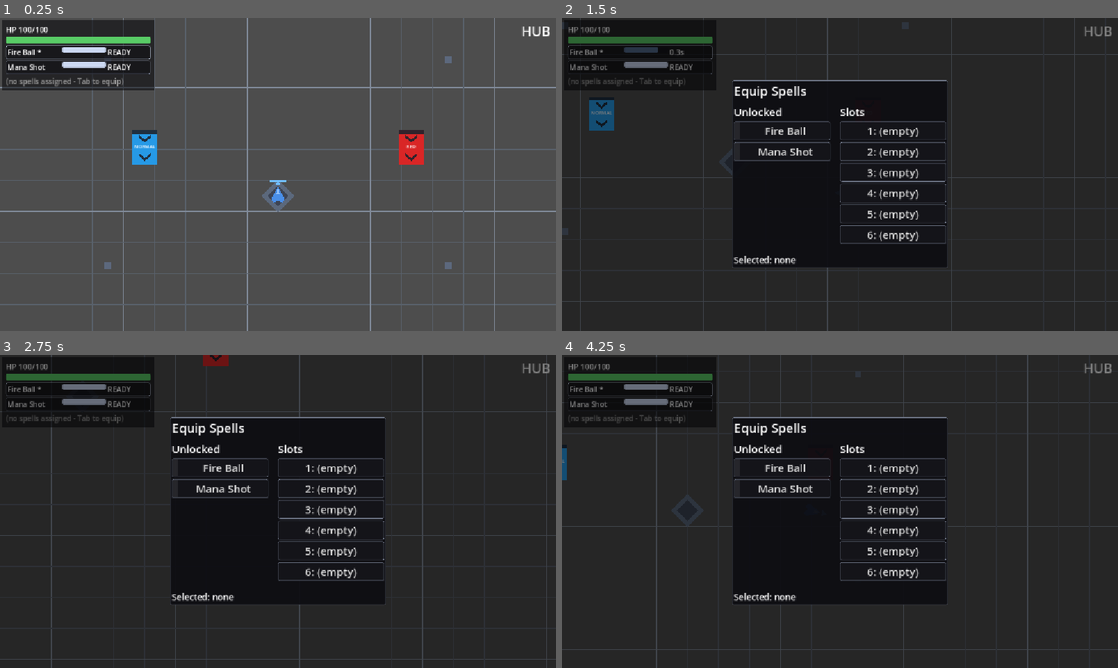
Above: before the commit, frames 1-4 (two rows, left to right).
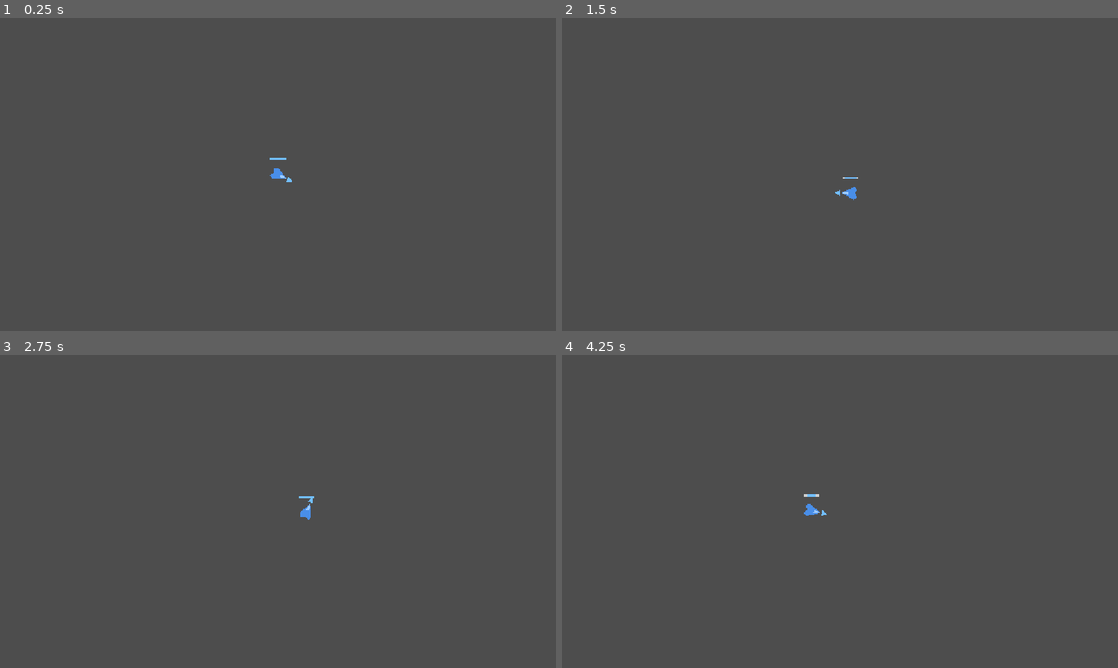
Above: after the commit, the same moments.

Repository: BestestGameStudio/gangU
Game: Godot game, scene res://scenes/main.tscn
The game is run twice, just before and just after one commit, with the same random seed, the same clock (stepped at 60 frames per second) and the same inputs.
Inputs (mouse positions are in pixels of both pictures, inside the frame that each line leads up to):
- Up to frame 1 (0.25 s): no input
- Up to frame 2 (1.5 s): tap Enter at 0.5 s; move the mouse to (962, 158) at 0.52 s; hold D (move_right) 0.53-1.28 s; hold Space (cast) 0.53-1.28 s; move the mouse to (728, 190) at 1.27 s; hold S (move_down) from 1.28 s (still down); tap Tab (equip_panel, bound only before the commit) at 1.35 s
- Up to frame 3 (2.75 s): move the mouse to (333, 442) at 2.02 s; release S (move_down) at 2.03 s; hold D (move_right) from 2.03 s (still down); tap 1 at 2.1 s
- Up to frame 4 (4.25 s): move the mouse to (812, 574) at 2.77 s; release D (move_right) at 2.78 s; hold W (move_up) 2.78-3.53 s; tap Enter at 2.85 s; move the mouse to (1006, 558) at 3.52 s; hold A (move_left) from 3.53 s (still down); hold Space (cast) from 3.53 s (still down)

The runs differ from the first frame. In frame 1, 11% of the frame differs, in the area x 0-100%, y 0-100%; in frame 2, 98%; in frame 3, 97%; in frame 4, 98%.
Error after the commit: Parse Error: Identifier "Shop" not declared in the current scope. (res://scripts/main.gd:67)

Commit message:
[129] Hub shop: data-driven catalog, walk-up choice panel, ownership exclusion, atomic pay/grant
Added a shop and shop panel to the main scene, setting up a data-driven catalog for the hub shop.

Diff:
--- a/scripts/main.gd
+++ b/scripts/main.gd
@@ -61,6 +61,16 @@
 	var wallet := CurrencyWallet.new()
 	wallet.name = "CurrencyWallet"
 	add_child(wallet)
+	## (#129, foundation C2) Hub shop: data-driven catalog + walk-up choice
+	## panel - same ONE-persistent-child pattern. The panel starts hidden;
+	## the hub vendor opens/closes it on player proximity (Daniel, 2026-11-07).
+	var shop := Shop.new()
+	shop.name = "Shop"
+	shop.setup(preload("res://resources/shop/demo_catalog.tres"))
+	add_child(shop)
+	var shop_panel: ShopPanel = preload("res://scenes/shop_panel.tscn").instantiate()
+	shop_panel.name = "ShopPanel"
+	add_child(shop_panel)
 	var progress := SpellProgress.new()
 	progress.name = "SpellProgress"
 	progress.caster_path = NodePath("../Player/SpellCaster")
